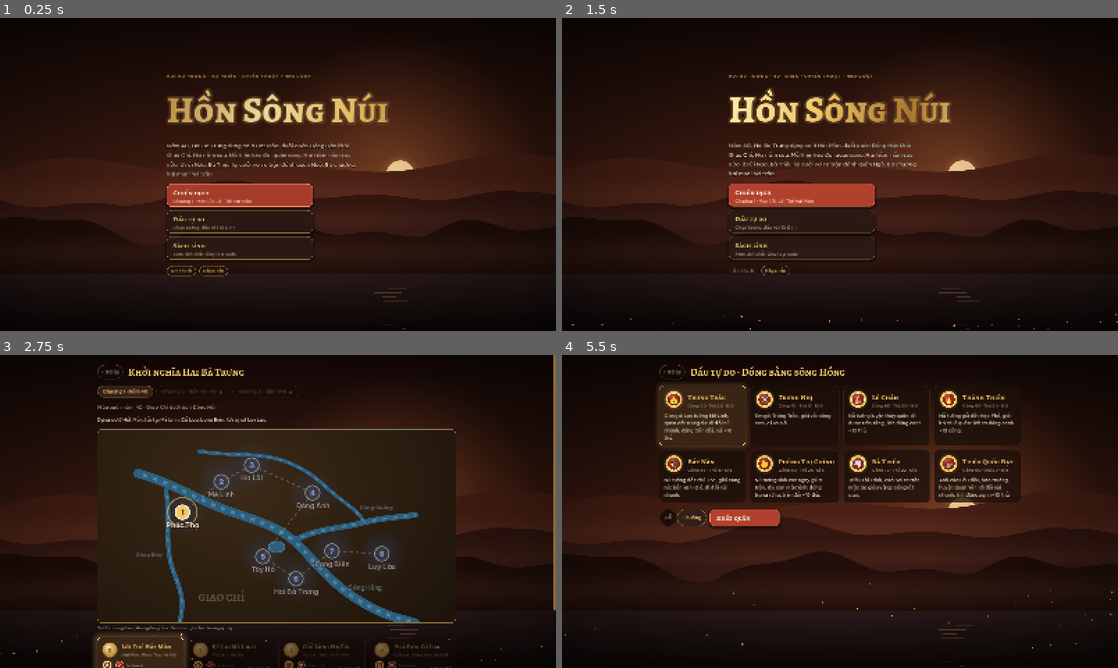
Above: before the commit, frames 1-4 (two rows, left to right).
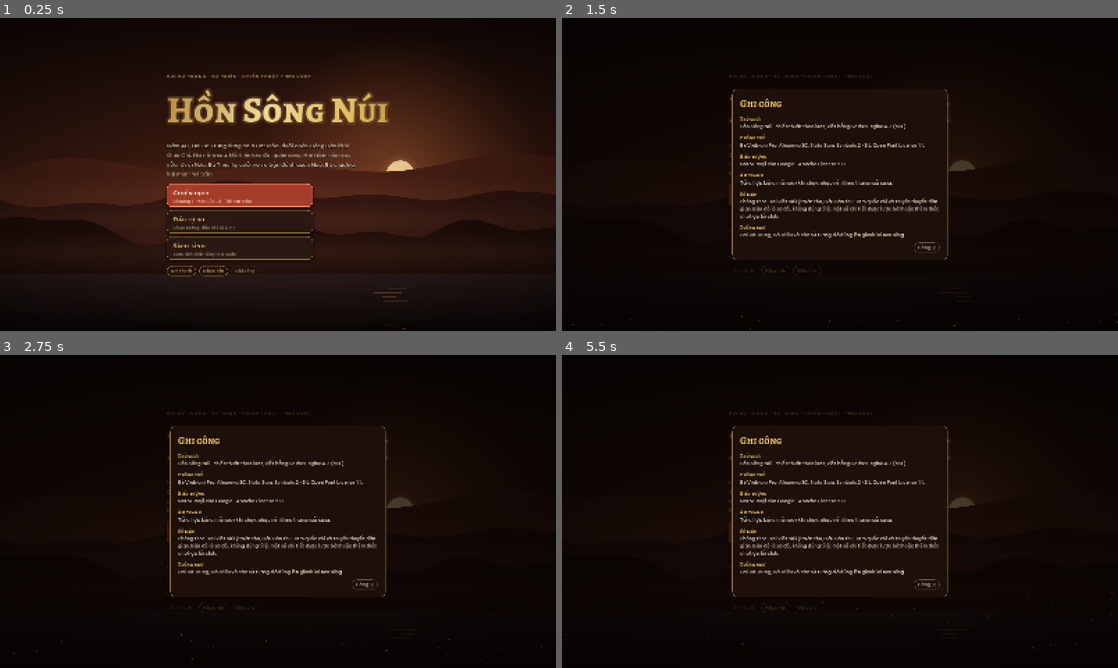
Above: after the commit, the same moments.

Repository: NguyenVanDo51/hon-song-nui
Game: Godot game, scene res://main.tscn
Same seed, same stepped clock (60 frames per second), same inputs: the game is played once before the commit and once after it.
Inputs (mouse positions are in pixels of both pictures, inside the frame that each line leads up to):
- Up to frame 1 (0.25 s): no input
- Up to frame 2 (1.5 s): click "Âm thanh" at 0.5 s; click (806, 271) at 1.25 s, where only the run after the commit has a clickable "Ghi công"
- Up to frame 3 (2.75 s): click (239, 533) at 2.02 s
- Up to frame 4 (5.5 s): click (673, 370) at 2.75 s, where only the run before the commit has a clickable "‹ Trở lại"; click (801, 558) at 3.52 s; click (667, 517) at 4.25 s, where only the run before the commit has a clickable "Dễ"; click (689, 517) at 5 s, where only the run before the commit has a clickable "Thường"

The runs differ from the first frame. In frame 1, less than 0.1% of the frame differs, in the area x 42-46%, y 80-82%; in frame 2, 40%, in the area x 0-100%, y 14-100%; in frame 3, 36%; in frame 4, 35%.

Commit message:
feat: 3 skirmish battlefields (each with its own enemy), credits screen, icon; balance pass 1-2
- skirmish: Đồng bằng sông Cái (Tô Định) · Cửa biển Lãng Bạc (Mã Viện, skin c2) · Núi rừng Cửu Chân (Lục Dận, Ngô skin),
  new maps are 180° rotations (tested)
- title: Ghi công (fonts OFL, Noto Emoji Apache-2.0, sources); codex tab says Quân địch; app/web icon
- balance from AI-vs-AI sims: m10 m12 m13 m14 m15 m16 m18 m19 m21 m22 retuned
- tools/sim_many.sh runs several mission sims in parallel under the memory guard

Co-Authored-By: Claude Opus 5.5 <noreply@anthropic.com>

Diff:
--- a/content/campaign/m10.gd
+++ b/content/campaign/m10.gd
@@ -10,7 +10,7 @@
 	"hero": "lechan", "enemyHero": "doanchi",
 	"newUnits": [],
 	"allowed": { "p": ["soldier", "archer", "drum", "shaman", "elephant"], "e": ["soldier", "archer", "elephant"] },
-	"gold": { "p": 500, "e": 200 }, "incomeMul": { "e": 0.8 },
+	"gold": { "p": 500, "e": 250 }, "incomeMul": { "e": 0.85 },
 	"win": { "type": "hero" },
 	"map": { "rows": [
 		".c..f..~~~..h..",
--- a/content/campaign/m12.gd
+++ b/content/campaign/m12.gd
@@ -10,7 +10,7 @@
 	"hero": "trungtrac", "enemyHero": "mavien",
 	"newUnits": [],
 	"allowed": { "p": ["soldier", "archer", "drum", "shaman", "elephant", "bird", "catapult"], "e": ["soldier", "archer", "drum", "shaman", "elephant", "bird", "catapult"] },
-	"gold": { "p": 800, "e": 400 }, "incomeMul": { "e": 0.7 },
+	"gold": { "p": 900, "e": 300 }, "incomeMul": { "e": 0.55 },
 	"win": { "type": "castles" },
 	"map": { "rows": [
 		"..f..h....f..c..",
--- a/content/campaign/m13.gd
+++ b/content/campaign/m13.gd
@@ -11,7 +11,7 @@
 	"newUnits": ["hero"],
 	"allowed": { "p": [], "e": [] },
 	"gold": { "p": 0, "e": 0 },
-	"win": { "type": "reach", "at": [[12, 1]], "turns": 12 },
+	"win": { "type": "reach", "at": [[12, 1]], "turns": 14 },
 	"heroMustLive": true,
 	"map": { "rows": [
 		"f..h...f..h...",
@@ -27,14 +27,14 @@
 	] },
 	"owner": [[12, 1, "p"]],
 	"units": [
-		["p", "hero", 1, 8], ["p", "soldier", 2, 8], ["p", "archer", 0, 8], ["p", "elephant", 1, 9],
-		["e", "soldier", 5, 4], ["e", "soldier", 8, 2], ["e", "soldier", 11, 5], ["e", "archer", 10, 1],
-		["e", "bird", 12, 4], ["e", "elephant", 10, 6], ["e", "soldier", 11, 1, { "guard": true }], ["e", "archer", 13, 2, { "guard": true }],
+		["p", "hero", 1, 8], ["p", "soldier", 2, 8], ["p", "archer", 0, 8], ["p", "elephant", 1, 9], ["p", "soldier", 0, 7],
+		["e", "soldier", 5, 4], ["e", "soldier", 11, 5, { "hp": 80 }], ["e", "archer", 10, 1],
+		["e", "elephant", 10, 6], ["e", "soldier", 11, 1, { "guard": true, "hp": 70 }], ["e", "archer", 13, 2, { "guard": true, "hp": 70 }],
 	],
 	"waves": [
-		{ "turn": 3, "units": [["soldier", 0, 5], ["soldier", 3, 9]] },
+		{ "turn": 3, "units": [["soldier", 0, 5]] },
 		{ "turn": 5, "units": [["bird", 0, 2], ["soldier", 5, 9]] },
-		{ "turn": 8, "units": [["soldier", 0, 0], ["archer", 6, 9]] },
+		{ "turn": 9, "units": [["soldier", 0, 0], ["archer", 6, 9]] },
 	],
 	"story": {
 		"intro": [
@@ -45,8 +45,8 @@
 		"outro": [["phungthichinh", "Mẹ con ta đã về tới làng. Con trai ta sinh ra giữa trận, lớn lên sẽ không biết sợ."]],
 	},
 	"tips": [
-		"Mục tiêu: đưa [b]Phùng Thị Chính[/b] tới [b]làng có cờ ta[/b] ở góc đông bắc trong 12 lượt. Không cần diệt địch.",
+		"Mục tiêu: đưa [b]Phùng Thị Chính[/b] tới [b]ô cờ vàng[/b] (làng góc đông bắc) trong 14 lượt. Không cần diệt địch.",
 		"Bà ngã là thua. Cho voi và lính đi trước hút đòn, bà đi sau.",
-		"Đứng trong rừng, trên đồi bà được +10 thủ. Giặc từ phía sau đuổi tới ở lượt 3, 5, 8.",
+		"Đứng trong rừng, trên đồi bà được +10 thủ. Giặc từ phía sau đuổi tới ở lượt 3, 5, 9.",
 	],
 }
--- a/content/campaign/m14.gd
+++ b/content/campaign/m14.gd
@@ -11,7 +11,7 @@
 	"newUnits": [],
 	"allowed": { "p": ["soldier", "archer", "drum"], "e": [] },
 	"gold": { "p": 300, "e": 0 },
-	"win": { "type": "reach", "at": [[1, 2]], "turns": 14 },
+	"win": { "type": "reach", "at": [[1, 2]], "turns": 10 },
 	"heroMustLive": true,
 	"map": { "rows": [
 		"mmh..f..~~..f...",
@@ -45,7 +45,7 @@
 		"outro": [["trungnhi", "Đã về tới Cấm Khê. Ở đây có núi làm thành, ta còn đánh được lâu."]],
 	},
 	"tips": [
-		"Mục tiêu: đưa [b]Trưng Nhị[/b] về [b]thành Cấm Khê[/b] ở góc tây bắc trong 14 lượt.",
+		"Mục tiêu: đưa [b]Trưng Nhị[/b] về [b]thành Cấm Khê[/b] (cờ vàng, góc tây bắc) trong 10 lượt.",
 		"Chỉ có 3 cây cầu qua sông. Cầu hẹp: một lính đứng chặn là cả đoàn phải chờ.",
 		"Mua lính ở thành phía đông để cản hậu, nhưng đừng để Trưng Nhị chờ quá lâu.",
 	],
--- a/content/campaign/m15.gd
+++ b/content/campaign/m15.gd
@@ -10,7 +10,7 @@
 	"hero": "trungtrac", "enemyHero": "mavien",
 	"newUnits": [],
 	"allowed": { "p": ["soldier", "archer", "drum", "shaman", "elephant"], "e": [] },
-	"gold": { "p": 600, "e": 0 },
+	"gold": { "p": 150, "e": 0 },
 	"win": { "type": "survive", "turns": 10 },
 	"map": { "rows": [
 		"mmmh..f...h...",
@@ -26,14 +26,16 @@
 	] },
 	"owner": [[3, 3, "p"], [4, 1, "p"], [6, 4, "p"], [4, 6, "p"]],
 	"units": [
-		["p", "hero", 3, 4], ["p", "elephant", 4, 3], ["p", "archer", 2, 3], ["p", "drum", 3, 2], ["p", "soldier", 5, 4], ["p", "shaman", 2, 4],
+		["p", "hero", 3, 4], ["p", "elephant", 4, 3], ["p", "archer", 2, 3], ["p", "soldier", 5, 4, { "hp": 70 }],
 	],
 	"waves": [
-		{ "turn": 2, "units": [["soldier", 13, 1], ["soldier", 13, 5], ["soldier", 13, 8], ["archer", 12, 3]] },
-		{ "turn": 3, "units": [["elephant", 13, 4], ["soldier", 12, 0]] },
-		{ "turn": 4, "units": [["catapult", 13, 2], ["soldier", 13, 7], ["archer", 12, 9]] },
-		{ "turn": 6, "units": [["hero", 13, 4], ["soldier", 13, 1], ["soldier", 13, 6], ["elephant", 12, 8], ["catapult", 13, 9]] },
-		{ "turn": 8, "units": [["soldier", 13, 2, { "rank": 1 }], ["soldier", 13, 5, { "rank": 1 }], ["bird", 13, 0], ["archer", 13, 7], ["elephant", 13, 3]] },
+		{ "turn": 1, "units": [["soldier", 12, 4], ["archer", 13, 6], ["soldier", 12, 7]] },
+		{ "turn": 2, "units": [["soldier", 13, 1], ["soldier", 13, 5], ["soldier", 13, 8], ["archer", 12, 3], ["elephant", 12, 6]] },
+		{ "turn": 3, "units": [["elephant", 13, 4], ["soldier", 12, 0], ["bird", 13, 9]] },
+		{ "turn": 4, "units": [["catapult", 13, 2], ["soldier", 13, 7, { "rank": 1 }], ["archer", 12, 9], ["soldier", 13, 3, { "rank": 1 }]] },
+		{ "turn": 5, "units": [["drum", 13, 5], ["soldier", 12, 1], ["archer", 13, 8]] },
+		{ "turn": 6, "units": [["hero", 13, 4], ["soldier", 13, 1], ["soldier", 13, 6], ["elephant", 12, 8], ["catapult", 13, 9], ["archer", 12, 2, { "rank": 1 }]] },
+		{ "turn": 8, "units": [["soldier", 13, 2, { "rank": 2 }], ["soldier", 13, 5, { "rank": 1 }], ["bird", 13, 0], ["archer", 13, 7], ["elephant", 13, 3], ["catapult", 12, 9]] },
 	],
 	"story": {
 		"intro": [
--- a/content/campaign/m16.gd
+++ b/content/campaign/m16.gd
@@ -10,7 +10,7 @@
 	"hero": "trungtrac", "enemyHero": "mavien",
 	"newUnits": [],
 	"allowed": { "p": ["soldier", "archer", "drum", "shaman", "elephant"], "e": [] },
-	"gold": { "p": 500, "e": 0 },
+	"gold": { "p": 0, "e": 0 },
 	"win": { "type": "survive", "turns": 8 },
 	"heroMustLive": true,
 	"night": true,
@@ -28,15 +28,16 @@
 	] },
 	"owner": [[4, 3, "p"], [7, 2, "p"], [3, 4, "p"]],
 	"units": [
-		["p", "hero", 4, 4], ["p", "elephant", 5, 3], ["p", "archer", 3, 3], ["p", "soldier", 4, 2], ["p", "drum", 5, 4], ["p", "shaman", 3, 2],
+		["p", "hero", 4, 4, { "hp": 80 }], ["p", "elephant", 5, 3, { "hp": 70 }], ["p", "archer", 3, 3], ["p", "soldier", 4, 2, { "hp": 60 }], ["p", "shaman", 3, 2],
 	],
 	"waves": [
-		{ "turn": 2, "units": [["soldier", 0, 9], ["soldier", 13, 5], ["soldier", 8, 9], ["archer", 13, 3]] },
-		{ "turn": 3, "units": [["bird", 13, 7], ["soldier", 0, 6]] },
-		{ "turn": 4, "units": [["elephant", 13, 4], ["catapult", 12, 9], ["soldier", 0, 4], ["archer", 6, 9]] },
-		{ "turn": 5, "units": [["hero", 13, 6], ["soldier", 13, 8], ["soldier", 1, 9]] },
-		{ "turn": 6, "units": [["soldier", 0, 7, { "rank": 1 }], ["soldier", 13, 2, { "rank": 1 }], ["bird", 13, 9], ["elephant", 9, 9], ["archer", 0, 5]] },
-		{ "turn": 7, "units": [["soldier", 13, 4], ["soldier", 0, 8], ["catapult", 13, 6], ["shaman", 11, 9]] },
+		{ "turn": 1, "units": [["soldier", 0, 6], ["soldier", 13, 4], ["archer", 9, 9]] },
+		{ "turn": 2, "units": [["soldier", 0, 9], ["soldier", 13, 5], ["soldier", 8, 9], ["archer", 13, 3], ["bird", 13, 8], ["elephant", 0, 7]] },
+		{ "turn": 3, "units": [["bird", 13, 7], ["soldier", 0, 6, { "rank": 1 }], ["archer", 4, 9]] },
+		{ "turn": 4, "units": [["elephant", 13, 4], ["catapult", 12, 9], ["soldier", 0, 4, { "rank": 1 }], ["archer", 6, 9], ["drum", 13, 6]] },
+		{ "turn": 5, "units": [["hero", 13, 6], ["soldier", 13, 8, { "rank": 1 }], ["soldier", 1, 9, { "rank": 1 }], ["elephant", 10, 9]] },
+		{ "turn": 6, "units": [["soldier", 0, 7, { "rank": 2 }], ["soldier", 13, 2, { "rank": 1 }], ["bird", 13, 9], ["elephant", 9, 9], ["archer", 0, 5], ["catapult", 0, 8]] },
+		{ "turn": 7, "units": [["soldier", 13, 4, { "rank": 1 }], ["soldier", 0, 8], ["catapult", 13, 6], ["shaman", 11, 9], ["elephant", 0, 3]] },
 	],
 	"story": {
 		"intro": [
--- a/content/campaign/m18.gd
+++ b/content/campaign/m18.gd
@@ -10,7 +10,7 @@
 	"hero": "trieuquocdat", "enemyHero": "douy",
 	"newUnits": ["hero"],
 	"allowed": { "p": ["soldier", "archer", "drum", "shaman", "elephant"], "e": ["soldier", "archer", "drum", "elephant"] },
-	"gold": { "p": 450, "e": 200 }, "incomeMul": { "e": 0.8 },
+	"gold": { "p": 450, "e": 300 }, "incomeMul": { "e": 1.0 },
 	"win": { "type": "castles" },
 	"map": { "rows": [
 		"mmh...f..h..c.",
--- a/content/campaign/m19.gd
+++ b/content/campaign/m19.gd
@@ -10,7 +10,7 @@
 	"hero": "batrieu", "enemyHero": "hieuuy",
 	"newUnits": [],
 	"allowed": { "p": ["soldier", "archer", "drum", "shaman", "elephant", "bird"], "e": ["soldier", "archer", "bird", "elephant"] },
-	"gold": { "p": 600, "e": 300 }, "incomeMul": { "e": 0.8 },
+	"gold": { "p": 650, "e": 250 }, "incomeMul": { "e": 0.7 },
 	"win": { "type": "hero" },
 	"map": { "rows": [
 		"f.h..f..h..f.c.",
--- a/content/campaign/m21.gd
+++ b/content/campaign/m21.gd
@@ -10,7 +10,7 @@
 	"hero": "batrieu", "enemyHero": "lucdan",
 	"newUnits": [],
 	"allowed": { "p": ["soldier", "archer", "drum", "shaman", "elephant"], "e": [] },
-	"gold": { "p": 650, "e": 0 },
+	"gold": { "p": 150, "e": 0 },
 	"win": { "type": "survive", "turns": 10 },
 	"map": { "rows": [
 		"..f...h...mmmm",
@@ -26,14 +26,16 @@
 	] },
 	"owner": [[12, 2, "p"], [10, 4, "p"], [12, 8, "p"]],
 	"units": [
-		["p", "hero", 11, 2], ["p", "elephant", 12, 3], ["p", "archer", 11, 3], ["p", "drum", 10, 2], ["p", "soldier", 11, 4], ["p", "shaman", 10, 3],
+		["p", "hero", 11, 2], ["p", "elephant", 12, 3], ["p", "archer", 11, 3], ["p", "soldier", 11, 4, { "hp": 70 }],
 	],
 	"waves": [
-		{ "turn": 2, "units": [["soldier", 0, 1], ["soldier", 0, 5], ["soldier", 4, 9], ["archer", 0, 3]] },
-		{ "turn": 3, "units": [["bird", 0, 7], ["soldier", 2, 9]] },
-		{ "turn": 4, "units": [["elephant", 0, 4], ["catapult", 1, 9], ["soldier", 0, 0], ["archer", 5, 9]] },
-		{ "turn": 6, "units": [["hero", 0, 5], ["soldier", 0, 2], ["soldier", 3, 9], ["elephant", 0, 8], ["catapult", 0, 6]] },
-		{ "turn": 8, "units": [["soldier", 0, 1, { "rank": 1 }], ["soldier", 0, 7, { "rank": 1 }], ["bird", 6, 9], ["archer", 0, 4], ["elephant", 2, 9]] },
+		{ "turn": 1, "units": [["soldier", 4, 2], ["soldier", 5, 6], ["archer", 3, 4]] },
+		{ "turn": 2, "units": [["soldier", 0, 1], ["soldier", 0, 5], ["soldier", 4, 9], ["archer", 0, 3], ["elephant", 0, 6]] },
+		{ "turn": 3, "units": [["bird", 0, 7], ["soldier", 2, 9, { "rank": 1 }], ["bird", 0, 2]] },
+		{ "turn": 4, "units": [["elephant", 0, 4], ["catapult", 1, 9], ["soldier", 0, 0, { "rank": 1 }], ["archer", 5, 9], ["drum", 0, 5]] },
+		{ "turn": 5, "units": [["soldier", 0, 8], ["archer", 3, 9], ["elephant", 0, 1]] },
+		{ "turn": 6, "units": [["hero", 0, 5], ["soldier", 0, 2, { "rank": 1 }], ["soldier", 3, 9], ["elephant", 0, 8], ["catapult", 0, 6], ["archer", 0, 3, { "rank": 1 }]] },
+		{ "turn": 8, "units": [["soldier", 0, 1, { "rank": 2 }], ["soldier", 0, 7, { "rank": 1 }], ["bird", 6, 9], ["archer", 0, 4], ["elephant", 2, 9], ["catapult", 0, 0]] },
 	],
 	"story": {
 		"intro": [
--- a/content/campaign/m22.gd
+++ b/content/campaign/m22.gd
@@ -10,7 +10,7 @@
 	"hero": "batrieu", "enemyHero": "lucdan",
 	"newUnits": [],
 	"allowed": { "p": ["soldier", "archer", "drum", "shaman", "elephant", "bird", "catapult"], "e": ["soldier", "archer", "drum", "shaman", "elephant", "bird", "catapult"] },
-	"gold": { "p": 900, "e": 400 }, "incomeMul": { "e": 0.7 },
+	"gold": { "p": 900, "e": 350 }, "incomeMul": { "e": 0.6 },
 	"win": { "type": "castles" },
 	"map": { "rows": [
 		"mmh...f...h...c.",
--- a/content/skirmish_maps.gd
+++ b/content/skirmish_maps.gd
@@ -1,9 +1,12 @@
 extends RefCounted
-## free-play maps (pick any hero). Built into a def by Campaign.skirmish_def(map_id, hero, easy)
+## free-play maps (pick any hero). Built into a def by Content.skirmish_def(map_id, hero, easy).
+## Optional per map: "chapter" (enemy skin / wording, default c1), "enemyHero" (default: first enemy hero in the theme).
+## New maps are 180° rotations of themselves so both sides start equal.
 
 const MAPS := {
 	"dong_bang": {
 		"name": "Đồng bằng sông Cái",
+		"blurb": "Đồng lúa, hai cây cầu, quân Đông Hán của Tô Định.",
 		"rows": [
 			"..hm...f....hm",
 			".....h....f.c.",
@@ -20,4 +23,44 @@
 		"owner": [[1, 9, "p"], [12, 1, "e"]],
 		"units": [["p", "hero", 2, 9], ["p", "soldier", 1, 8], ["e", "hero", 11, 1], ["e", "soldier", 12, 2]],
 	},
+	"cua_bien": {
+		"name": "Cửa biển Lãng Bạc",
+		"blurb": "Lạch nước chia cắt, cầu hẹp, đối đầu Mã Viện.",
+		"chapter": "c2", "enemyHero": "mavien",
+		"rows": [
+			"~~~..v...f..c.",
+			"~~..f..h...v..",
+			".=~~....~~=...",
+			"..~~.c..~~...f",
+			".v..h...~~.v..",
+			"f.....==.....f",
+			"..v.~~...h..v.",
+			"f...~~..c.~~..",
+			"...=~~....~~=.",
+			"..v...h..f..~~",
+			".c..f...v..~~~",
+		],
+		"owner": [[1, 10, "p"], [12, 0, "e"]],
+		"units": [["p", "hero", 2, 10], ["p", "soldier", 1, 9], ["e", "hero", 11, 0], ["e", "soldier", 12, 1]],
+	},
+	"nui_rung": {
+		"name": "Núi rừng Cửu Chân",
+		"blurb": "Đèo núi, rừng rậm, quân Đông Ngô của Lục Dận.",
+		"chapter": "c3", "enemyHero": "lucdan",
+		"rows": [
+			"mmh.f..h..v.c.",
+			"mh..v....f..h.",
+			"...f..mm..c...",
+			".v...f.mm..f..",
+			"..h....f...v.h",
+			"f..f..hh..f..f",
+			"h.v...f....h..",
+			"..f..mm.f...v.",
+			"...c..mm..f...",
+			".h..f....v..hm",
+			".c.v..h..f.hmm",
+		],
+		"owner": [[1, 10, "p"], [12, 0, "e"]],
+		"units": [["p", "hero", 2, 10], ["p", "soldier", 1, 9], ["e", "hero", 11, 0], ["e", "soldier", 12, 1]],
+	},
 }
--- a/project.godot
+++ b/project.godot
@@ -6,6 +6,7 @@
 config/name="Hồn Sông Núi"
 config/description="Chiến thuật theo lượt: Hai Bà Trưng, chống Mã Viện, Bà Triệu."
 run/main_scene="res://main.tscn"
+config/icon="res://assets/emoji/emoji_u1f451.png"
 config/features=PackedStringArray("4.7", "GL Compatibility")
 boot_splash/bg_color=Color(0.078, 0.043, 0.031, 1)
 boot_splash/show_image=false
--- a/scripts/core/content.gd
+++ b/scripts/core/content.gd
@@ -87,11 +87,12 @@
 			return i
 	return -1
 
-## free-play def: any hero vs the first enemy hero in the theme
+## free-play def: any hero vs the map's enemy hero (default: the first enemy hero in the theme)
 static func skirmish_def(map_id: String, hero_key: String, easy: bool) -> Dictionary:
-	var m: Dictionary = SKIRMISH.MAPS[map_id]
+	var m: Dictionary = SKIRMISH.MAPS.get(map_id, SKIRMISH.MAPS.dong_bang)
 	return {
-		"id": "skirmish:" + map_id, "title": m.name, "hero": hero_key, "enemyHero": heroes_of("e")[0],
+		"id": "skirmish:" + map_id, "title": m.name, "hero": hero_key, "enemyHero": m.get("enemyHero", heroes_of("e")[0]),
+		"chapter": m.get("chapter", "c1"),
 		"map": { "rows": m.rows }, "owner": m.owner, "units": m.units,
 		"gold": { "p": 300, "e": 150 if easy else 300 }, "incomeMul": { "e": 0.7 if easy else 1 },
 		"win": { "type": "castles" }, "skirmish": { "mapId": map_id, "easy": easy },
--- a/scripts/ui/game_screen.gd
+++ b/scripts/ui/game_screen.gd
@@ -224,7 +224,7 @@
 func _def_for(c: Dictionary) -> Dictionary:
 	if c.kind == "campaign":
 		return Content.mission(c.id)
-	return Content.skirmish_def("dong_bang", c.hero, c.easy)
+	return Content.skirmish_def(c.get("map", "dong_bang"), c.hero, c.easy)
 
 func start(state: Dictionary, c: Dictionary) -> void:
 	gen += 1
--- a/scripts/ui/menus.gd
+++ b/scripts/ui/menus.gd
@@ -16,6 +16,7 @@
 var codex_side := "p"
 var hero_choice := ""
 var easy := true
+var map_choice := "dong_bang"
 
 func _init() -> void:
 	set_anchors_and_offsets_preset(Control.PRESET_FULL_RECT)
@@ -218,7 +219,48 @@
 	sync.call()
 	tg.add_child(snd)
 	tg.add_child(mus)
+	tg.add_child(_on(Style.button("Ghi công", "ChipBtn"), _open_credits))
 	v.add_child(tg)
+
+const CREDITS := [
+	["Trò chơi", "Hồn Sông Núi · chiến thuật theo lượt, viết bằng Godot Engine 4.7 (MIT)."],
+	["Phông chữ", "Be Vietnam Pro, Alegreya SC, Noto Sans Symbols 2 · SIL Open Font License 1.1."],
+	["Biểu tượng", "Noto Emoji của Google · Apache License 2.0."],
+	["Âm thanh", "Tổng hợp bằng mã ngay khi chạy, nhạc nền theo thang ngũ cung."],
+	["Sử liệu", "Phỏng theo Đại Việt sử ký toàn thư, Hậu Hán thư, Tam quốc chí và truyền thuyết dân gian. Bản đồ là sơ đồ, không đúng tỉ lệ; một số chi tiết được lược bớt hoặc thêm thắt cho hợp lối chơi."],
+	["Tưởng nhớ", "Hai Bà Trưng, Bà Triệu và các nữ tướng đã đứng lên giành lại non sông."],
+]
+
+func _open_credits() -> void:
+	var ov := Control.new()
+	ov.set_anchors_and_offsets_preset(Control.PRESET_FULL_RECT)
+	var dim := ColorRect.new()
+	dim.color = Color(0.02, 0.008, 0.004, 0.72)
+	dim.set_anchors_and_offsets_preset(Control.PRESET_FULL_RECT)
+	ov.add_child(dim)
+	var center := CenterContainer.new()
+	center.set_anchors_and_offsets_preset(Control.PRESET_FULL_RECT)
+	ov.add_child(center)
+	var card := PanelContainer.new()
+	card.add_theme_stylebox_override("panel", Style.box(Color("#1d100b"), Style.BRONZE_2, 16, 22))
+	card.custom_minimum_size.x = 620
+	center.add_child(card)
+	var v := Style.vbox(12)
+	v.add_child(_h2("Ghi công"))
+	for row: Array in CREDITS:
+		var r := Style.vbox(2)
+		r.add_child(Style.lbl(row[0], 15, Style.GOLD, Style.display))
+		r.add_child(Style.lbl(row[1], 14, Style.INK, null, true))
+		v.add_child(r)
+	var close := Style.button("Đóng ✕", "BackBtn")
+	close.size_flags_horizontal = Control.SIZE_SHRINK_END
+	_on(close, func() -> void: ov.queue_free())
+	v.add_child(close)
+	card.add_child(v)
+	dim.gui_input.connect(func(ev: InputEvent) -> void:
+		if ev is InputEventMouseButton and ev.pressed:
+			ov.queue_free())
+	add_child(ov)
 
 ## gold-leaf logo: shimmer shader label over a dark offset copy (CSS drop-shadow 0 3px 0 #4a2c0e)
 func _logo(text: String) -> Control:
@@ -411,7 +453,7 @@
 # ---------- skirmish ----------
 func show_skirmish() -> void:
 	var v := _page(1040)
-	v.add_child(_head("‹ Trở lại", func() -> void: main.show_title(), Content.text("skirmishTitle")))
+	v.add_child(_head("‹ Trở lại", func() -> void: main.show_title(), "Đấu tự do"))
 	var grid := _grid(220, 12, true)
 	for key: String in Content.heroes_of("p"):
 		var h := Content.hero_look(key)
@@ -433,6 +475,20 @@
 		card.size_flags_horizontal = Control.SIZE_EXPAND_FILL
 		grid.add_child(card)
 	v.add_child(grid)
+	# battlefield
+	var maps := Style.hbox(10)
+	for mid: String in Content.SKIRMISH.MAPS:
+		var md: Dictionary = Content.SKIRMISH.MAPS[mid]
+		var mv := Style.vbox(2)
+		mv.add_child(Style.lbl(md.name, 18, Style.GOLD, Style.display))
+		mv.add_child(Style.lbl(md.get("blurb", ""), 13, Style.MUTED, null, true))
+		var mcard := _click_card(mv, func() -> void:
+			map_choice = mid
+			_sfx("select")
+			show_skirmish(), true, mid == map_choice)
+		mcard.size_flags_horizontal = Control.SIZE_EXPAND_FILL
+		maps.add_child(mcard)
+	v.add_child(maps)
 	var row := Style.hbox(10)
 	var seg := Style.hbox(0)
 	var e_btn := Style.button("Dễ", "SegOn" if easy else "SegBtn")
@@ -449,7 +505,7 @@
 	var go := Style.menu_button("Xuất quân", "", true)
 	go.custom_minimum_size.x = 200
 	_on(go, func() -> void:
-		main.start_game(Game.new_game(Content.skirmish_def("dong_bang", hero_choice, easy)), { "kind": "skirmish", "hero": hero_choice, "easy": easy }))
+		main.start_game(Game.new_game(Content.skirmish_def(map_choice, hero_choice, easy)), { "kind": "skirmish", "hero": hero_choice, "easy": easy, "map": map_choice }))
 	row.add_child(go)
 	v.add_child(row)
 	# no enter-slide jitter when only the selection changed
@@ -494,7 +550,7 @@
 	var head := Style.hbox(14)
 	head.add_child(_h2("Sách lính"))
 	var seg := Style.hbox(0)
-	for pair: Array in [["p", "Quân ta"], ["e", "Yêu quái"]]:
+	for pair: Array in [["p", "Quân ta"], ["e", "Quân địch"]]:
 		var b := Style.button(pair[1], "SegBtn")
 		var sd: String = pair[0]
 		_on(b, func() -> void: open_codex(sd))
--- a/sim/tests.gd
+++ b/sim/tests.gd
@@ -34,7 +34,14 @@
 # ---------- content ----------
 func content_tests() -> void:
 	var all: Array = Content.campaign().duplicate()
-	all.append(Content.skirmish_def("dong_bang", Content.heroes_of("p")[0], false))
+	for mid: String in Content.SKIRMISH.MAPS:
+		all.append(Content.skirmish_def(mid, Content.heroes_of("p")[0], false))
+	run("skirmish: new maps are 180° rotations (fair start)", func() -> void:
+		for mid: String in ["cua_bien", "nui_rung"]:
+			var rows: Array = Content.SKIRMISH.MAPS[mid].rows
+			for y in rows.size():
+				eq(rows[y], (rows[rows.size() - 1 - y] as String).reverse(), "%s row %d" % [mid, y])
+	)
 	eq(Content.campaign().size(), 22, "campaign size")
 	run("chapters: 3 chapters, every mission in one, missions of a chapter are consecutive", func() -> void:
 		eq(Content.chapters().map(func(c: Dictionary) -> String: return c.id), ["c1", "c2", "c3"])
Not shown, added: tools/sim_many.sh
